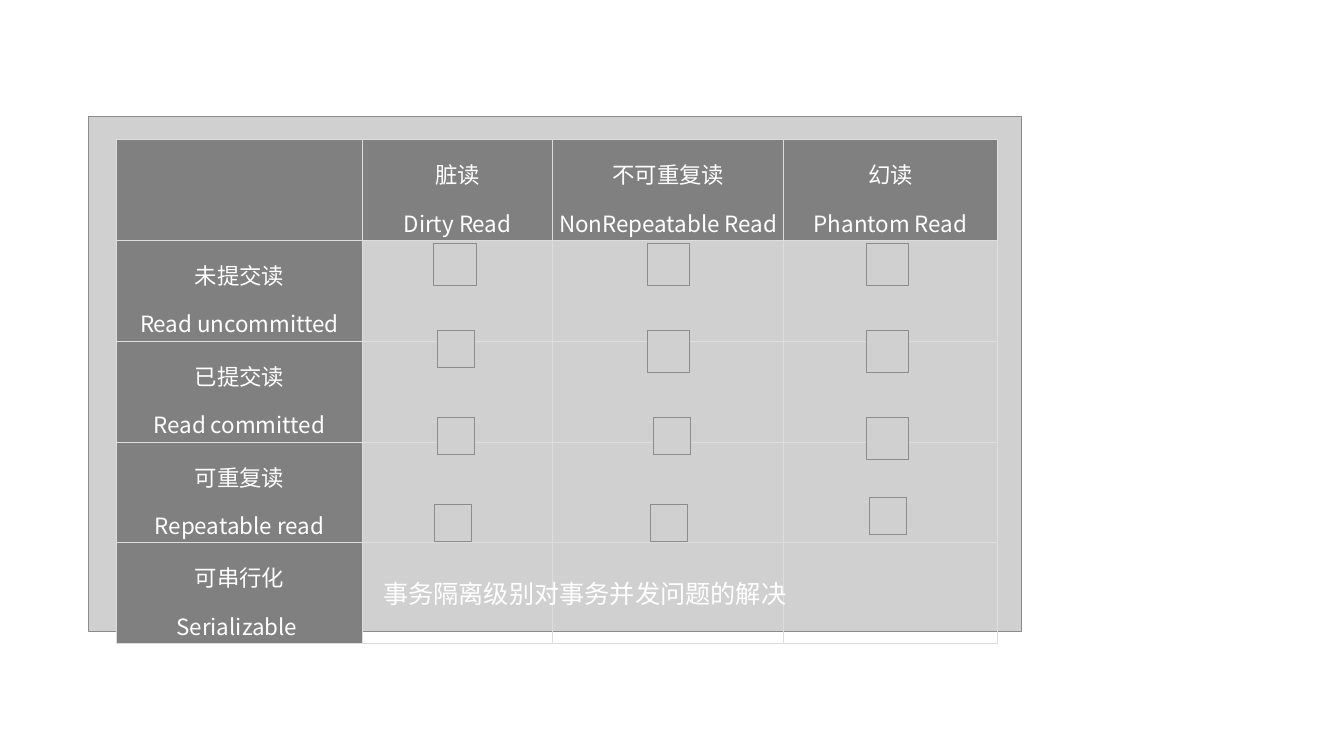
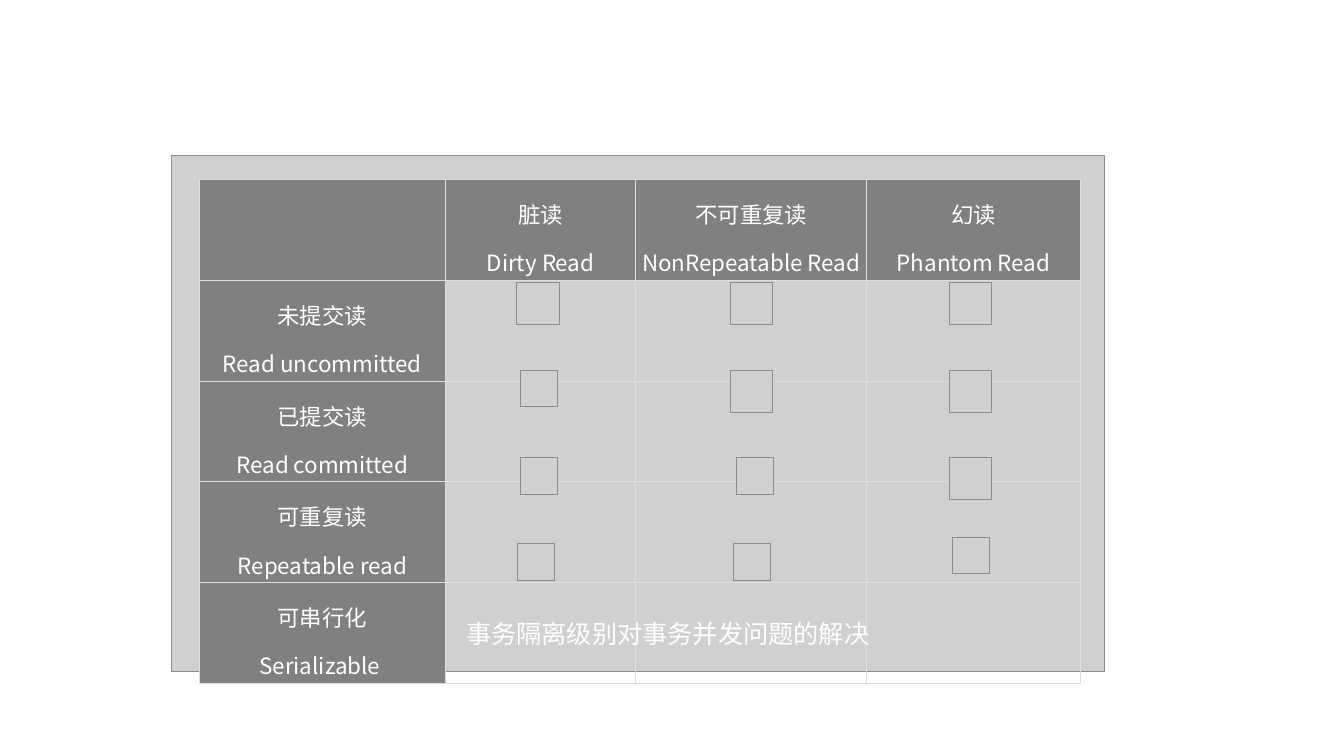
Before and after one commit to caison/java-knowledge-mind-map, a slide deck: slide 2 of 数据库/配图.pptx. Drawn at 1344x756 pixels with LibreOffice and Linux fonts; fonts in the diff are those of the drawing; grey boxes stand for pictures; background and template pictures are left out. Boxes give left, top, right and bottom in pixels: in the first picture for what was removed or moved away, otherwise in the second. Text is boxed around its words. In the diff, an @@ line names an element or a change of style, - is before the commit and + after.

```diff
--- a/数据库/配图.pptx
+++ b/数据库/配图.pptx
@@ picture: place and size @@
-picture at bbox=[438, 331, 475, 368]
+picture at bbox=[520, 370, 558, 407]
@@ picture: place and size @@
-picture at bbox=[438, 417, 475, 455]
+picture at bbox=[520, 458, 558, 495]
@@ 11 pictures, 1 table, 1 text: place and size @@
-11 pictures, 1 table, 1 text at bbox=[89, 116, 1021, 639]
+11 pictures, 1 table, 1 text at bbox=[172, 156, 1105, 678]
```
Also in this commit, not shown: 1 other slide changed, 2 slides added, 1 slide removed, 3 other files.
